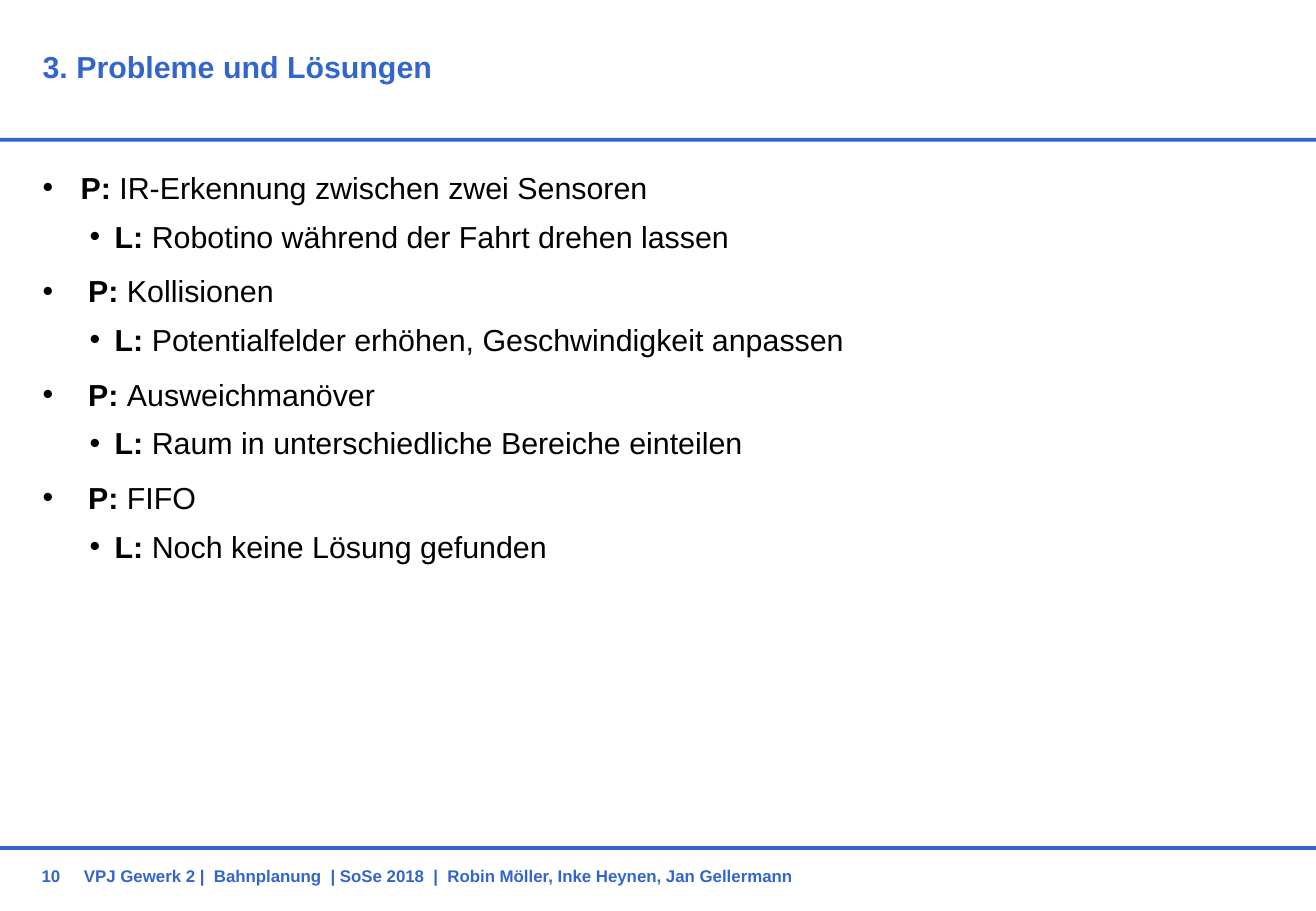
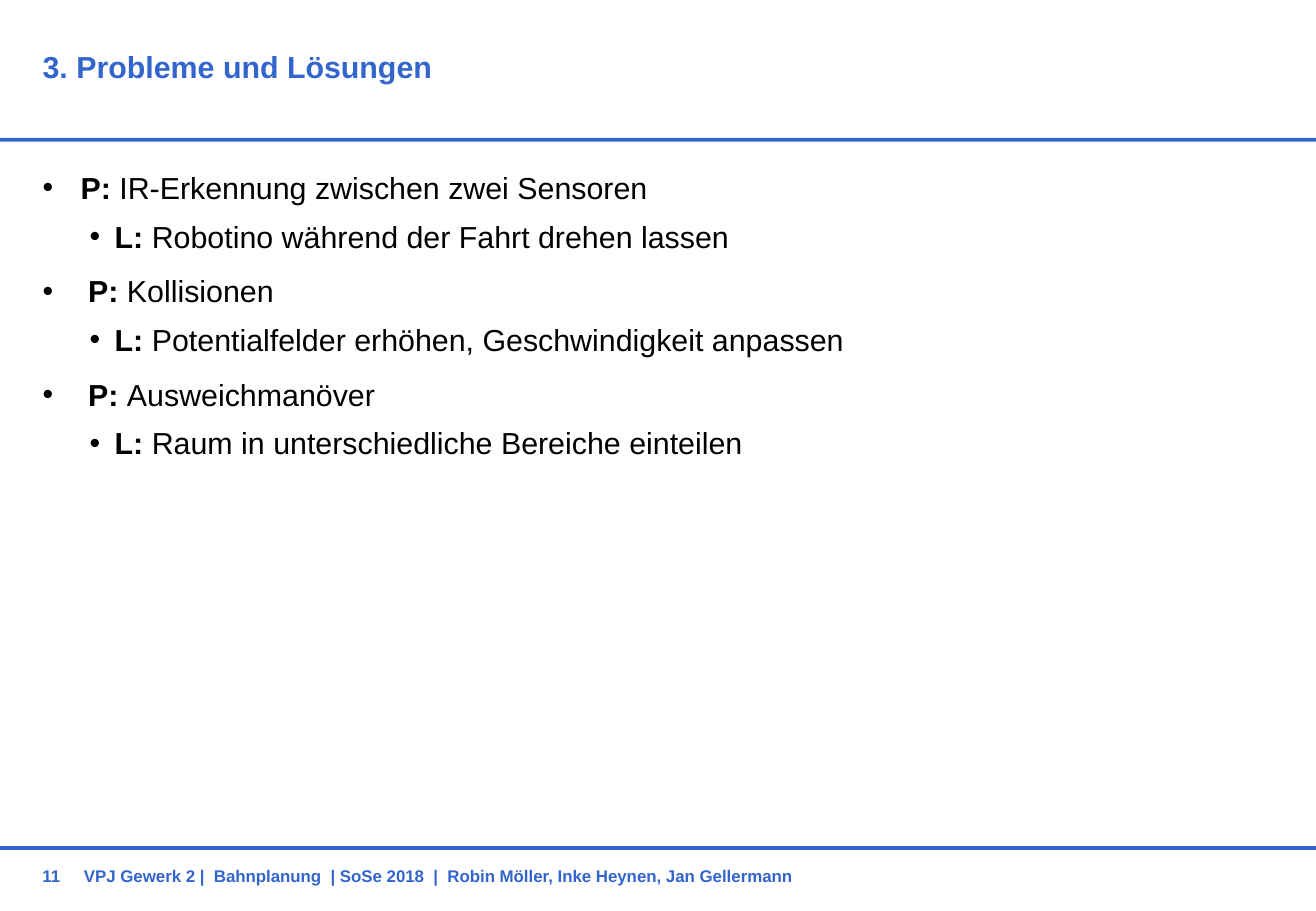
Before and after one commit to RobinMoeller/VPJ-Gewerk-2, a slide deck: slide 11 of Präsentationen/Endpräsi.pptx (slide 10 before the commit). Drawn at 1316x911 pixels with LibreOffice and Linux fonts; fonts in the diff are those of the drawing; background and template pictures are left out. Boxes give left, top, right and bottom in pixels: in the first picture for what was removed or moved away, otherwise in the second. Text is boxed around its words. In the diff, an @@ line names an element or a change of style, - is before the commit and + after.

Commit message:
Fehlerfälle eingefügt, Fifo Problem gelöscht

```diff
--- a/Präsentationen/Endpräsi.pptx
+++ b/Präsentationen/Endpräsi.pptx
@@ text at box(88, 487, 547, 564): paragraphs removed @@
-• P: FIFO
-      • L: Noch keine Lösung gefunden
@@ page number at box(42, 870, 60, 882): text changed @@
-10
+11
```
Also in this commit, not shown: 1 slide added.
